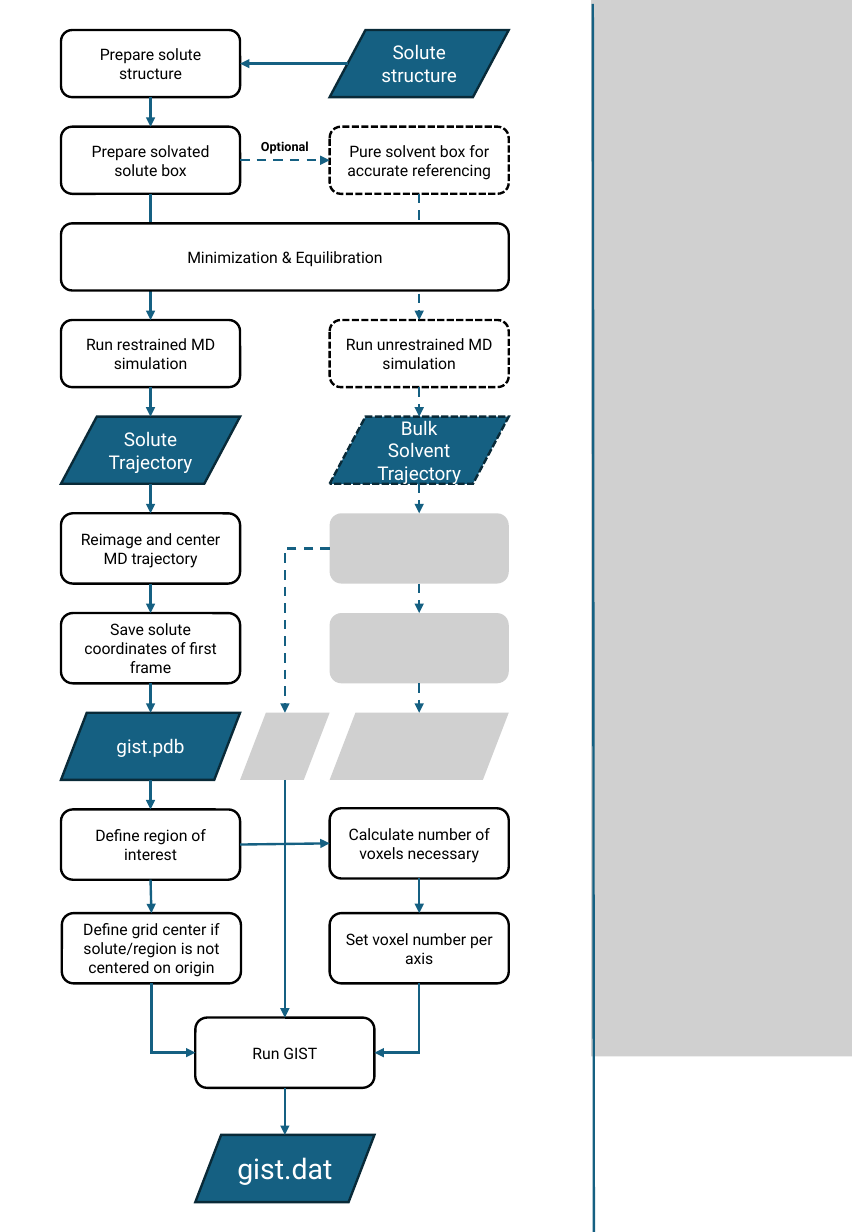
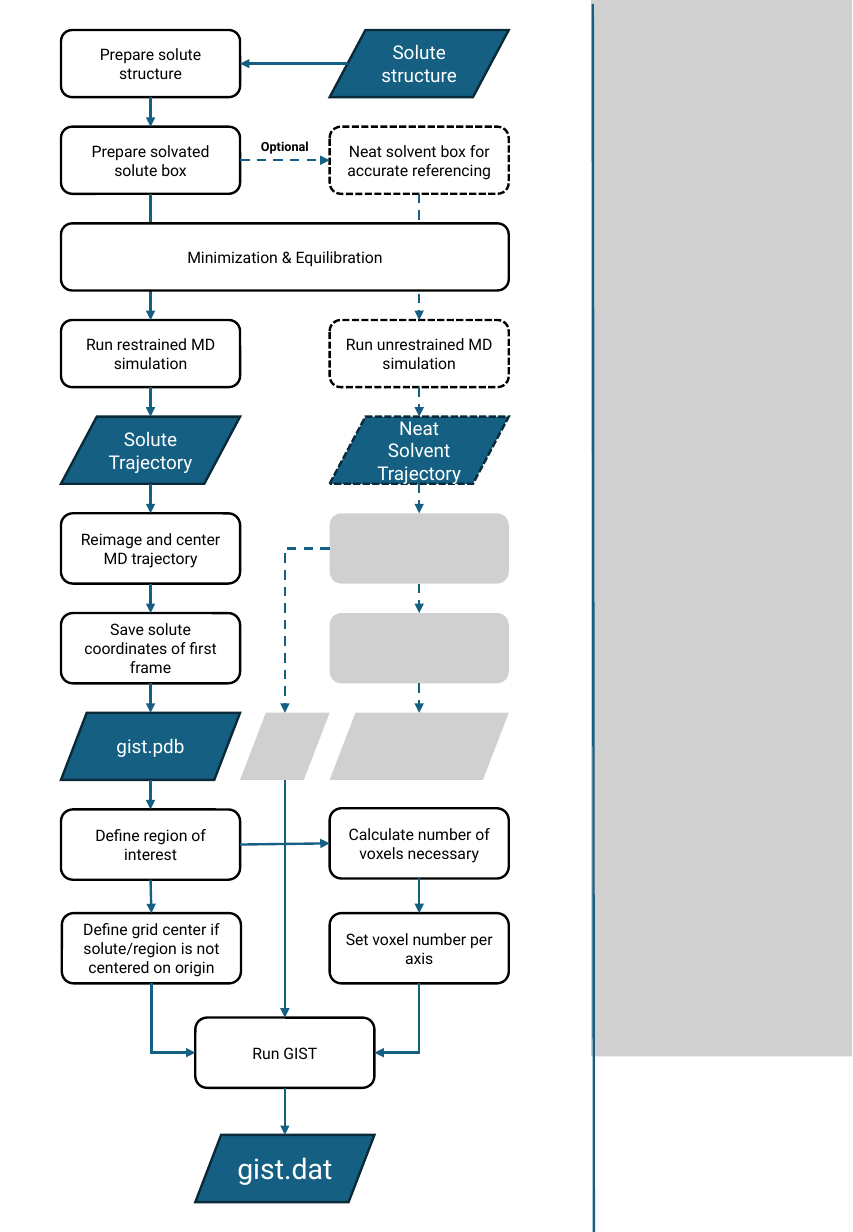
Before and after one commit to liedllab/gist-tutorial, a slide deck: slide 1 of manuscript/figures/flowchart_GIST.pptx. Drawn at 853x1232 pixels with LibreOffice and Linux fonts; fonts in the diff are those of the drawing; grey boxes stand for pictures. Boxes give left, top, right and bottom in pixels: in the first picture for what was removed or moved away, otherwise in the second. Text is boxed around its words. In the diff, an @@ line names an element or a change of style, - is before the commit and + after.

```diff
--- a/manuscript/figures/flowchart_GIST.pptx
+++ b/manuscript/figures/flowchart_GIST.pptx
@@ text in rounded rectangle at box(347, 145, 491, 180): text changed @@
-Pure solvent box for accurate referencing
+Neat solvent box for accurate referencing
@@ text in flow chart input output at box(377, 417, 461, 486): text changed @@
-Bulk Solvent Trajectory
+Neat Solvent Trajectory
```
Also in this commit, not shown: 3 other files.
